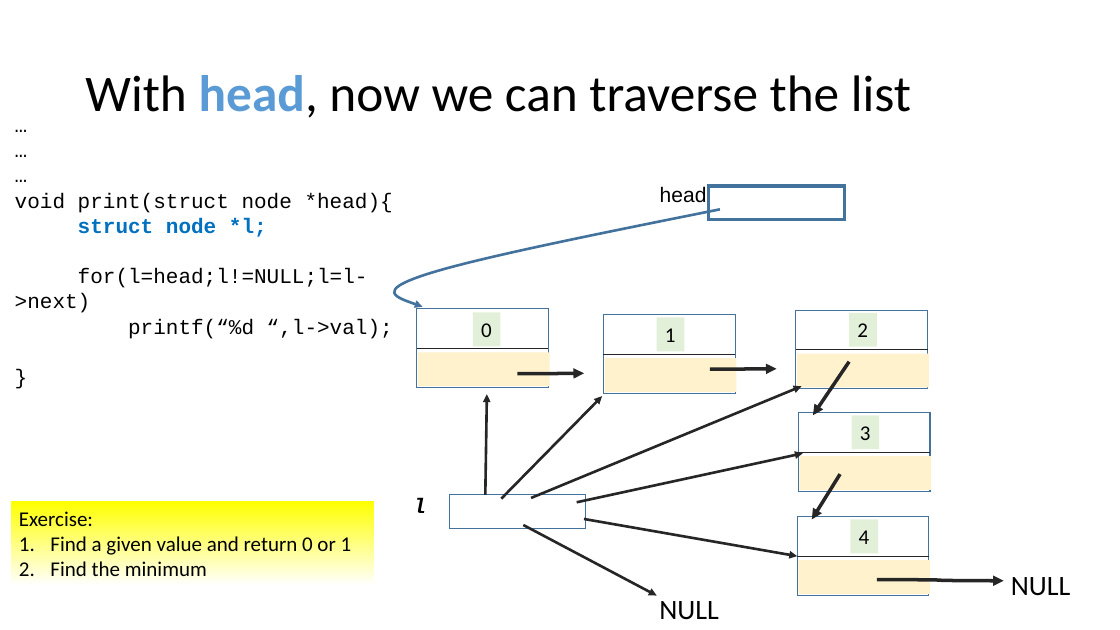
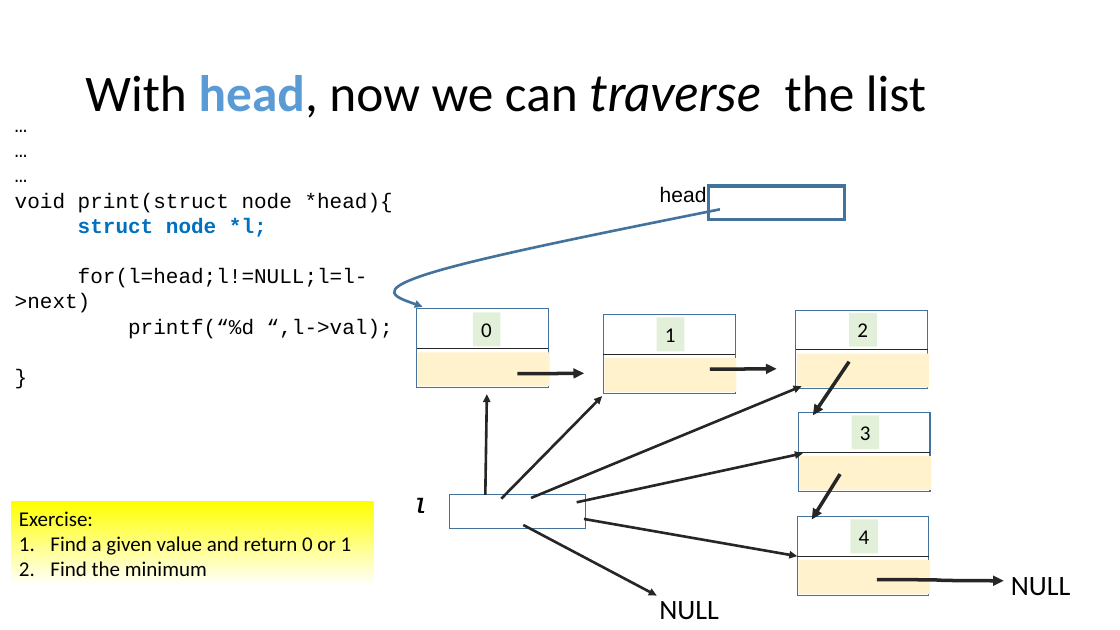
Before and after one commit to rbadrinath/FCP, a slide deck: slide 9 of slides/14-LinkedLists.pptx. Drawn at 1120x630 pixels with LibreOffice and Linux fonts; fonts in the diff are those of the drawing. Boxes give left, top, right and bottom in pixels: in the first picture for what was removed or moved away, otherwise in the second. Text is boxed around its words. In the diff, an @@ line names an element or a change of style, - is before the commit and + after.

```diff
--- a/slides/14-LinkedLists.pptx
+++ b/slides/14-LinkedLists.pptx
@@ title "With head, now we can ..." at bbox=[85, 75, 926, 118]: font Calibri to Lato, italic on in "traverse" @@
```
Also in this commit, not shown: 4 other slides changed, 2 slides removed.
